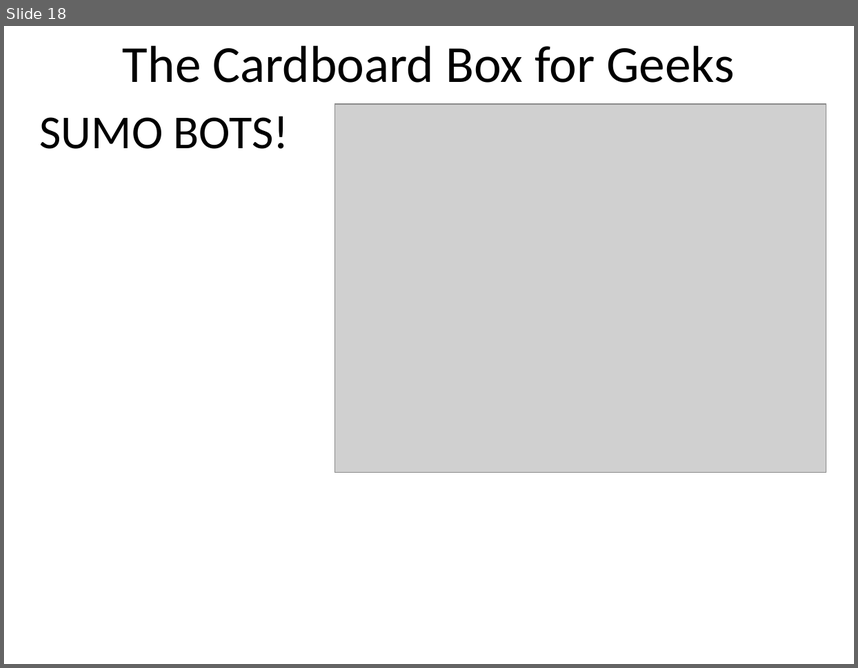
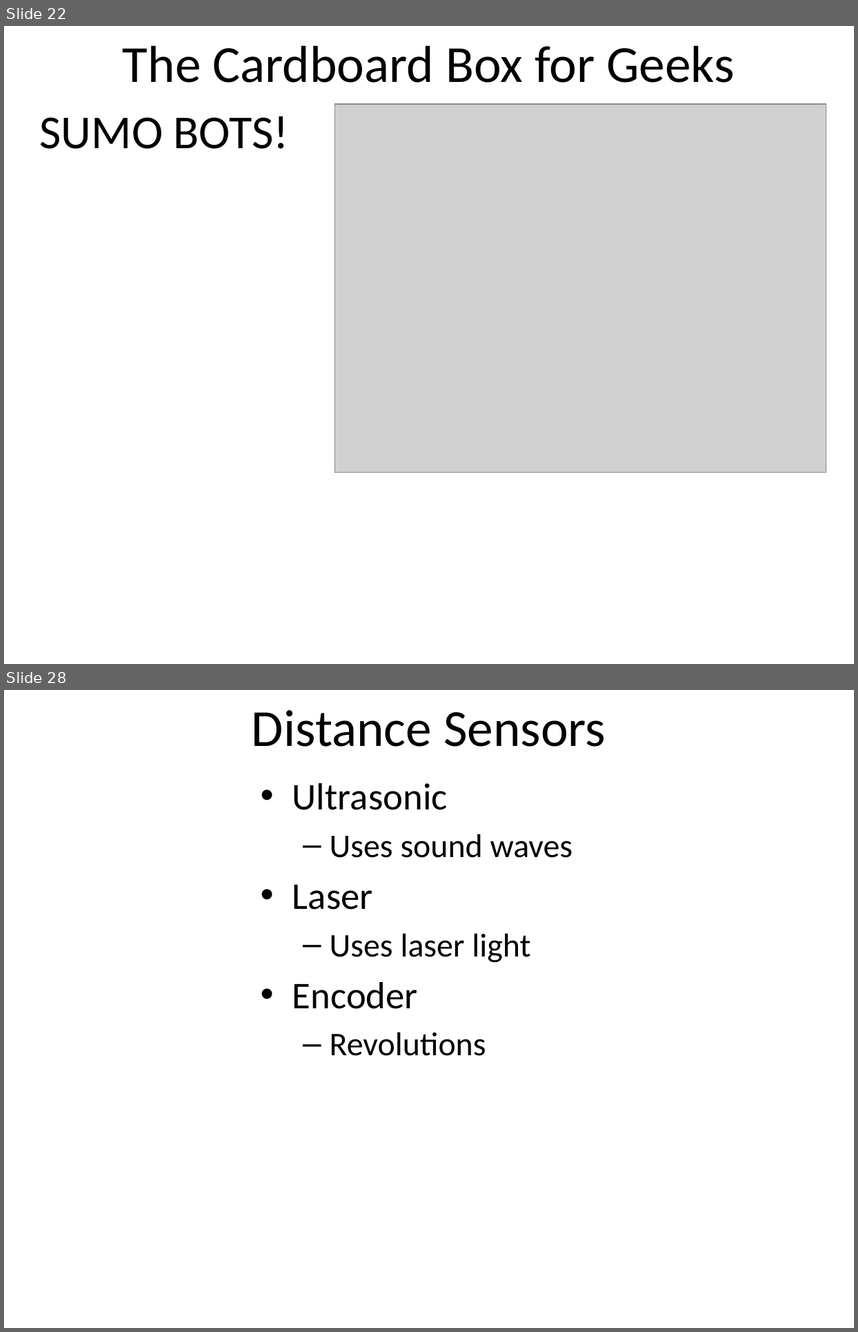
Before and after one commit to dykebert/GDI_Arduino_Robotics, a slide deck: Introduction to Arduino.pptx. Shown one above the other, each under a label of ours: slide 18 before the commit, slides 22 and 28 after it; the slides between them are not shown. The pictures are 858x668 and 858x1332 pixels, drawn with LibreOffice and Linux fonts; fonts in the diff are those of the drawing; grey boxes stand for pictures. Boxes give left, top, right and bottom in pixels: in the first picture for what was removed or moved away, otherwise in the second. Text is boxed around its words. In the diff, an @@ line names an element or a change of style, - is before the commit and + after.

```diff
--- a/Introduction to Arduino.pptx
+++ b/Introduction to Arduino.pptx
@@ slide 28 added at bbox=[4, 690, 854, 1328], background #FFFFFF @@
@@ title added at bbox=[252, 710, 606, 747], 44 pt, text #000000 @@
+Distance Sensors
@@ text added at bbox=[292, 783, 573, 1056], 28 pt, text #000000 @@
+• Ultrasonic
+  – Uses sound waves
+• Laser
+  – Uses laser light
+• Encoder
+  – Revolutions
@@ what was slide 18 is now slide 22 @@
```
Also in this commit, not shown: 4 slides changed, 28 other slides added, 2 other files.
